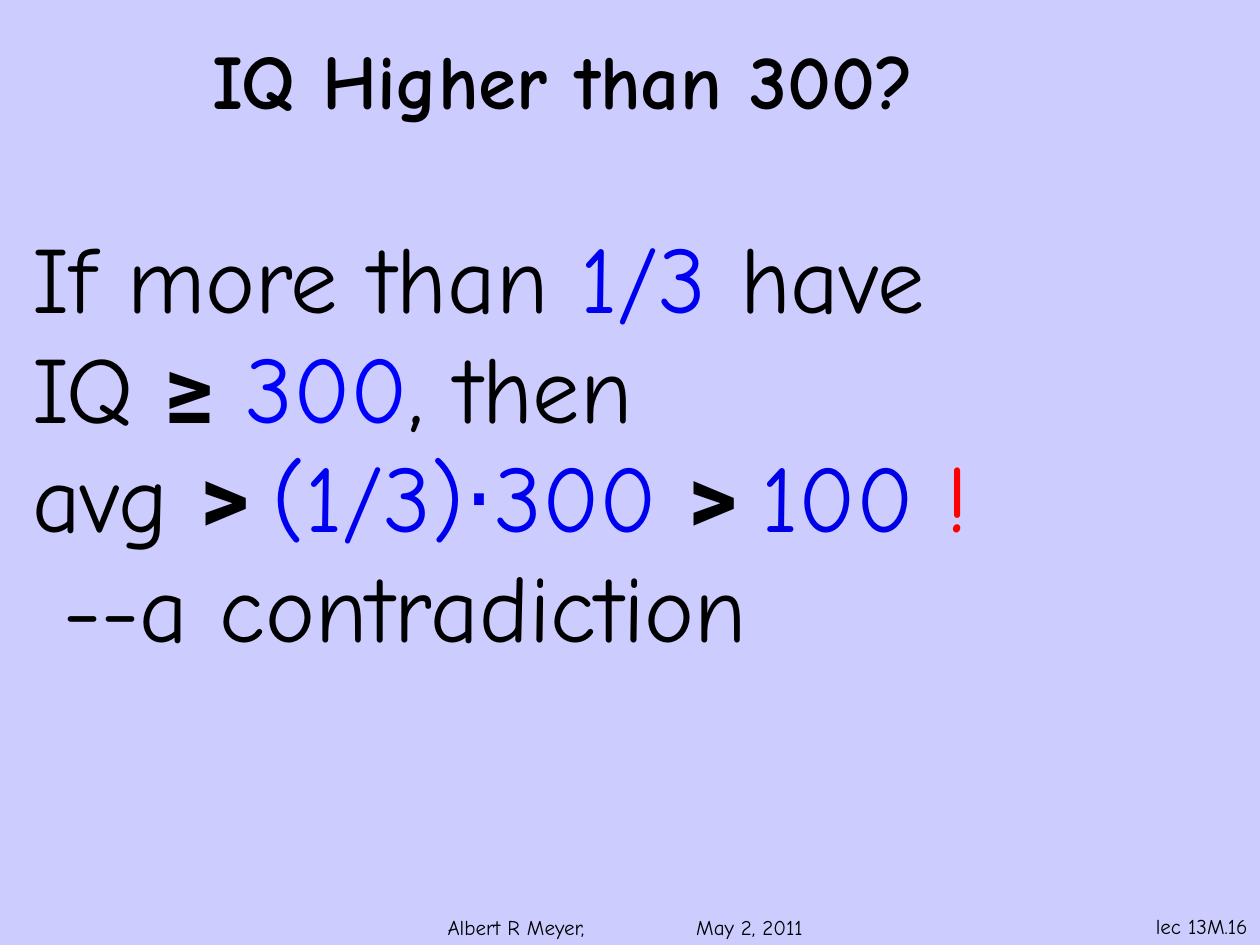
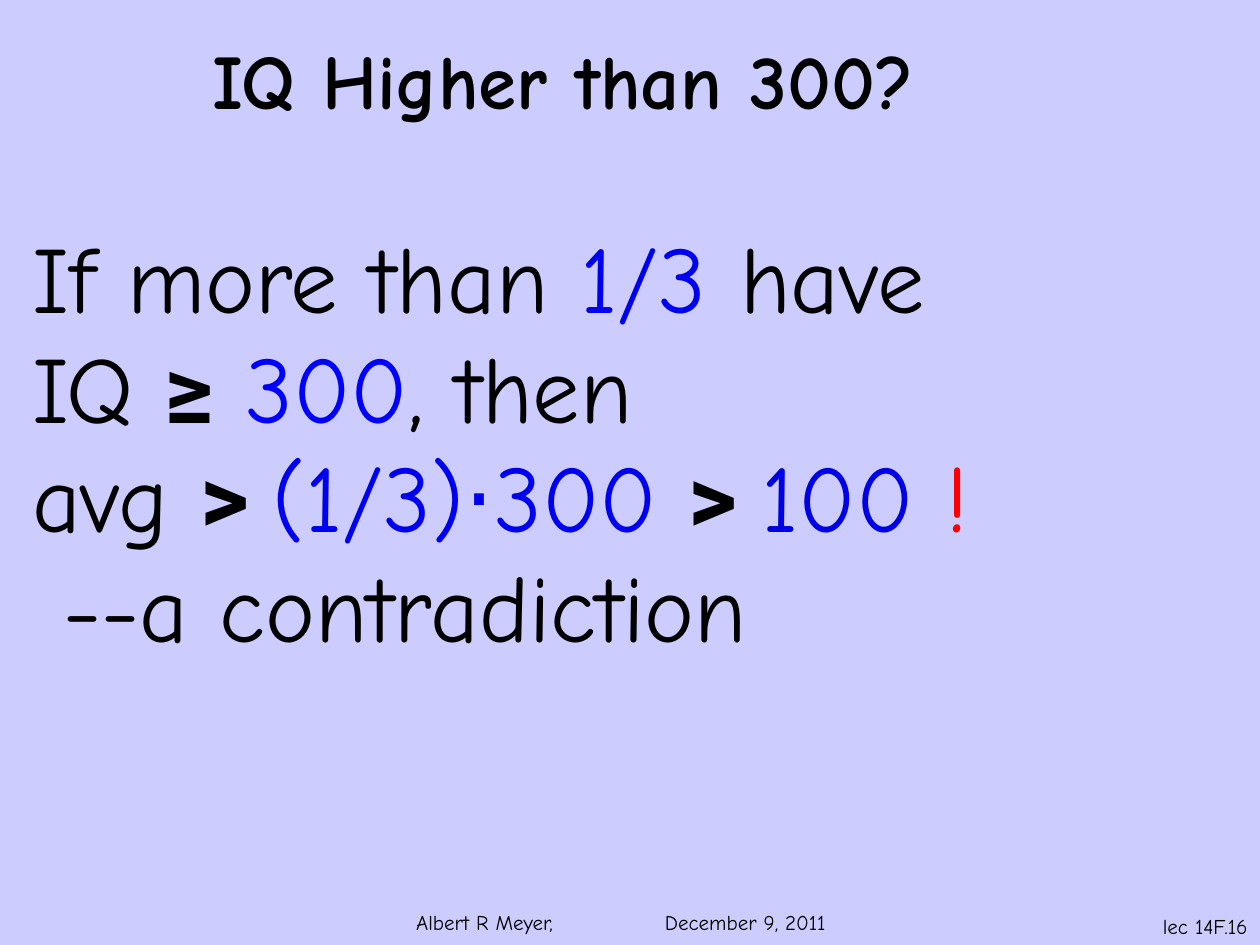
Before and after one commit to armeyer/mcs_web, a slide deck: slide 16 of fall11/slidesF11/slides14f.pptx. Drawn at 1260x945 pixels with LibreOffice and Linux fonts; fonts in the diff are those of the drawing; background and template pictures are left out. Boxes give left, top, right and bottom in pixels: in the first picture for what was removed or moved away, otherwise in the second. Text is boxed around its words. In the diff, an @@ line names an element or a change of style, - is before the commit and + after.

```diff
--- a/fall11/slidesF11/slides14f.pptx
+++ b/fall11/slidesF11/slides14f.pptx
@@ text at <box>416,915,825,934</box>: text changed @@
-Albert R Meyer, May 2, 2011
+Albert R Meyer, December 9, 2011
@@ page number at <box>1163,920,1247,934</box>: text changed @@
-lec 13M.16
+lec 14F.16
```
Also in this commit, not shown: 79 other slides changed.
